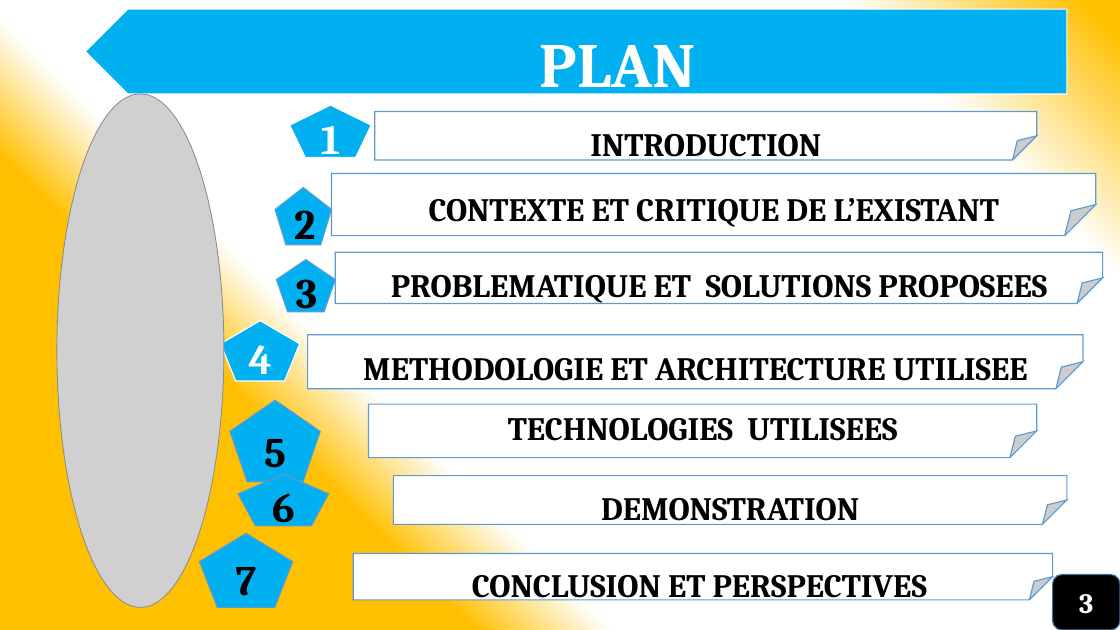
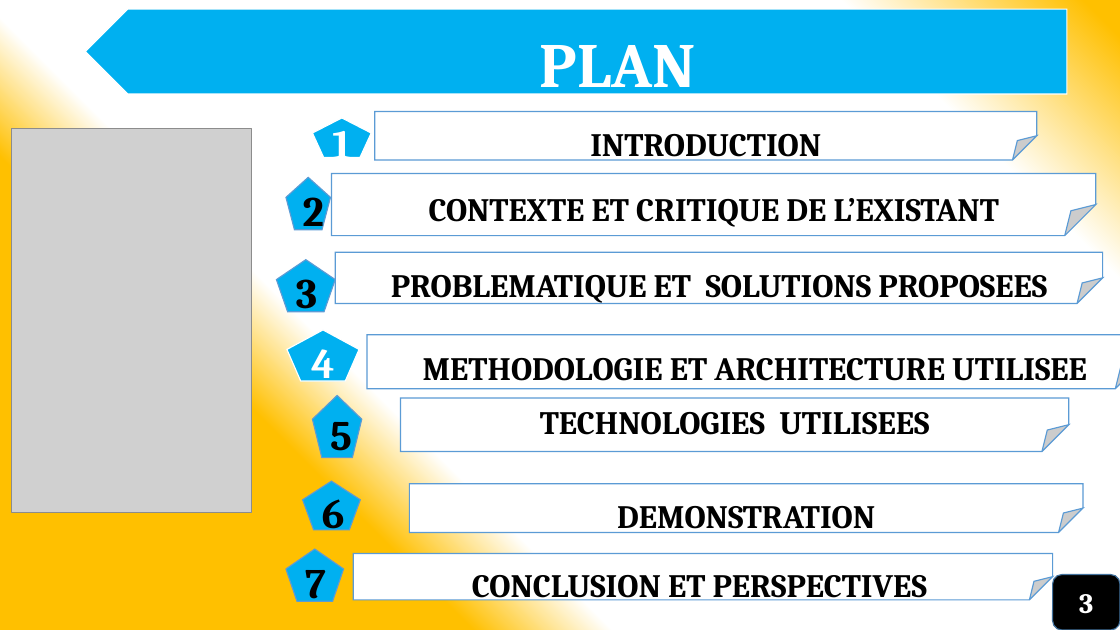
Before and after one commit to miguelnkono/documents, a slide deck: slide 3 of NetBotPW.pptx. Drawn at 1120x630 pixels with LibreOffice and Linux fonts; fonts in the diff are those of the drawing; grey boxes stand for pictures. Boxes give left, top, right and bottom in pixels: in the first picture for what was removed or moved away, otherwise in the second. Text is boxed around its words. In the diff, an @@ line names an element or a change of style, - is before the commit and + after.

```diff
--- a/NetBotPW.pptx
+++ b/NetBotPW.pptx
@@ pentagon "1": place and size @@
-pentagon "1" at [290, 105, 371, 157]
+pentagon "1" at [313, 118, 371, 157]
@@ picture: place and size @@
-picture at [57, 94, 224, 607]
+picture at [12, 129, 251, 513]
@@ pentagon "2": place and size @@
-pentagon "2" at [276, 187, 332, 245]
+pentagon "2" at [286, 177, 330, 229]
@@ pentagon "4": place and size @@
-pentagon "4" at [221, 321, 300, 381]
+pentagon "4" at [287, 330, 360, 381]
@@ folded corner "METHODOLOGIE ET ARCHITECTURE UTILISEE": place and size @@
-folded corner "METHODOLOGIE ET ARCHITECTURE UTILISEE" at [308, 335, 1083, 389]
+folded corner "METHODOLOGIE ET ARCHITECTURE UTILISEE" at [367, 335, 1120, 389]
@@ pentagon "5": place and size @@
-pentagon "5" at [230, 400, 320, 481]
+pentagon "5" at [313, 396, 362, 458]
@@ folded corner "TECHNOLOGIES UTILISEES": place and size @@
-folded corner "TECHNOLOGIES UTILISEES" at [369, 404, 1038, 458]
+folded corner "TECHNOLOGIES UTILISEES" at [401, 398, 1070, 452]
@@ pentagon "6": place and size @@
-pentagon "6" at [238, 474, 329, 526]
+pentagon "6" at [302, 481, 360, 530]
@@ folded corner "DEMONSTRATION": place and size @@
-folded corner "DEMONSTRATION" at [393, 476, 1067, 524]
+folded corner "DEMONSTRATION" at [409, 484, 1083, 533]
@@ pentagon "7": place and size @@
-pentagon "7" at [199, 534, 292, 607]
+pentagon "7" at [286, 549, 344, 602]
```
Also in this commit, not shown: 16 other slides changed, 1 slide added, 1 slide removed, 18 other files.
